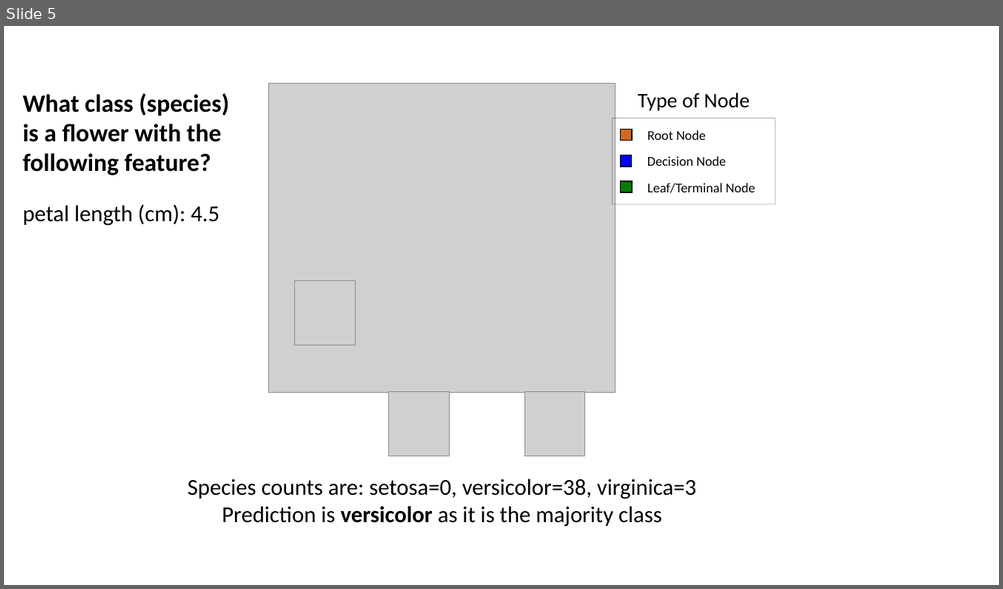
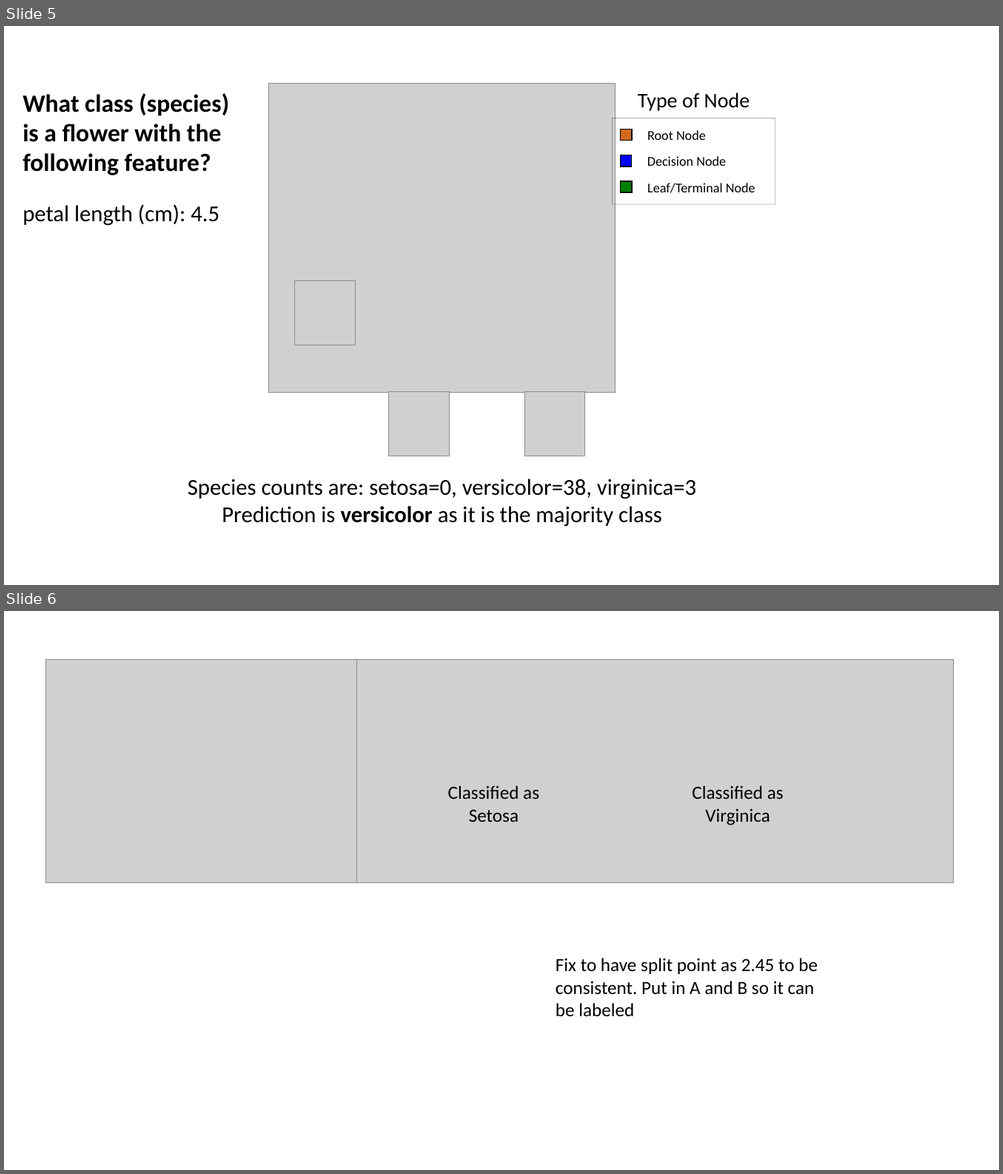
Before and after one commit to mGalarnyk/Python_Tutorials, a slide deck: Sklearn/DecisionTrees/powerpoint/DecisionComparison.pptx. Shown one above the other, each under a label of ours: slide 5 before the commit, slides 5 and 6 after it. The pictures are 1003x589 and 1003x1174 pixels, drawn with LibreOffice and Linux fonts; fonts in the diff are those of the drawing; grey boxes stand for pictures. Boxes give left, top, right and bottom in pixels: in the first picture for what was removed or moved away, otherwise in the second. Text is boxed around its words. In the diff, an @@ line names an element or a change of style, - is before the commit and + after.

Commit message:
Added minor start to split point for DT blog post

```diff
--- a/Sklearn/DecisionTrees/powerpoint/DecisionComparison.pptx
+++ b/Sklearn/DecisionTrees/powerpoint/DecisionComparison.pptx
@@ slide 6 added at bbox=[4, 611, 999, 1170], background #FFFFFF @@
@@ picture added at bbox=[45, 660, 356, 883] @@
@@ picture added at bbox=[356, 660, 953, 883] @@
@@ text added at bbox=[448, 786, 539, 822], 18 pt, text #000000 @@
+Classified as Setosa
@@ text added at bbox=[691, 786, 783, 826], 18 pt, text #000000 @@
+Classified as Virginica
@@ text added at bbox=[555, 958, 817, 1017], 18 pt, text #000000 @@
+Fix to have split point as 2.45 to be consistent. Put in A and B so it can be labeled
```
Also in this commit, not shown: 3 other slides added, 3 other files.
